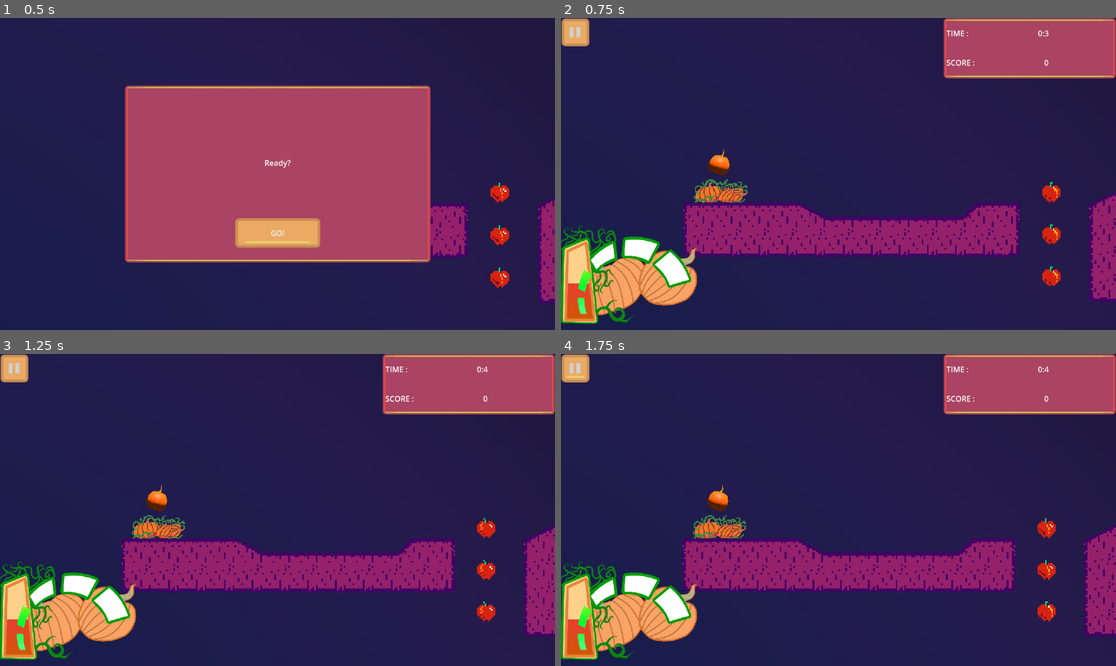
Above: before the commit, frames 1-4 (two rows, left to right).
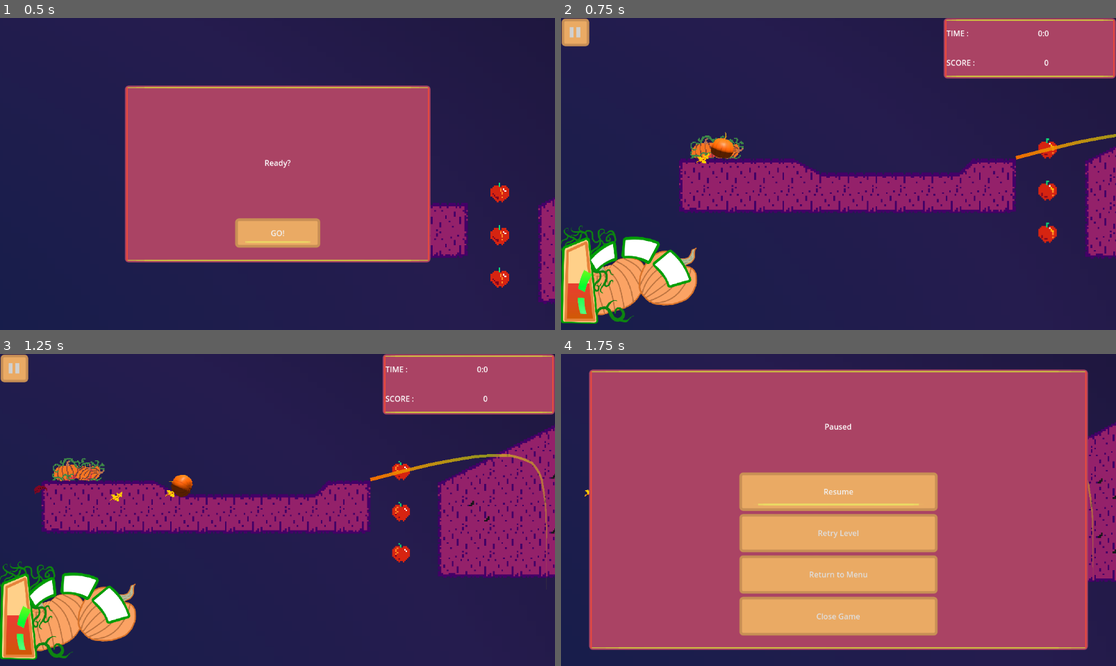
Above: after the commit, the same moments.

Repository: LettucePie/gwj-62-harvest
Game: Godot game, scene res://levels/level_2.tscn
Same seed, same stepped clock (60 frames per second), same inputs: the game is played once before the commit and once after it. This scene is started directly instead of the project's main scene.
Inputs (mouse positions are in pixels of both pictures, inside the frame that each line leads up to):
- Up to frame 1 (0.5 s): no input
- Up to frame 2 (0.75 s): click "GO!" at 0.5 s
- Up to frame 3 (1.25 s): no input
- Up to frame 4 (1.75 s): click (577, 369) at 1.25 s

Frame 1 is identical in both runs. In frame 2, 20% of the frame differs, in the area x 21-100%, y 4-92%; in frame 3, 27%; in frame 4, 85%, in the area x 0-100%, y 0-98%.
Error before the commit: Attempt to call function 'start_stage' in base 'null instance' on a null instance. (res://levels/level_manager.gd:24)

Commit message:
Added Buttons sfx and music by kenney

Diff:
--- a/Play.gd
+++ b/Play.gd
@@ -25,6 +25,7 @@
 		new_scene.connect("load_main", load_menu)
 	else:
 		print("Couldn't connect Level to Play... uh oh")
+	scan_buttons()
 
 
 func load_menu():
@@ -33,8 +34,25 @@
 		current_stage.queue_free()
 		current_stage = null
 		add_child(main_menu)
+	scan_buttons()
 
 
 # Called every frame. 'delta' is the elapsed time since the previous frame.
 func _process(delta):
 	pass
+
+
+func _on_child_entered_tree(node):
+	scan_buttons()
+
+
+func scan_buttons():
+	var sfx_nodes = get_tree().get_nodes_in_group("sfx")
+	if sfx_nodes.size() > 0:
+		for n in sfx_nodes:
+			if n.has_signal("button_sfx") and !n.is_connected("button_sfx", play_button_sfx):
+				n.connect("button_sfx", play_button_sfx)
+
+
+func play_button_sfx():
+	$buttonsfx.play()
--- a/Play.tscn
+++ b/Play.tscn
@@ -1,10 +1,11 @@
-[gd_scene load_steps=6 format=3 uid="uid://dddgqx330m10v"]
+[gd_scene load_steps=7 format=3 uid="uid://dddgqx330m10v"]
 
 [ext_resource type="Script" path="res://Play.gd" id="1_x6o1f"]
 [ext_resource type="PackedScene" uid="uid://dqfqc1g82b7hh" path="res://levels/level_1.tscn" id="2_27nde"]
 [ext_resource type="PackedScene" uid="uid://chkianxdawnj0" path="res://menus/main_menu.tscn" id="2_cwoyh"]
 [ext_resource type="AudioBusLayout" uid="uid://d30edpct4iovl" path="res://default_bus_layout.tres" id="3_75oec"]
 [ext_resource type="PackedScene" uid="uid://b6fc756oc7uej" path="res://levels/level_2.tscn" id="3_cgblw"]
+[ext_resource type="AudioStream" uid="uid://dxqrkgytbk0hr" path="res://sounds/menu_1.wav" id="6_5sfc4"]
 
 [node name="Play" type="Node" groups=["persist"]]
 script = ExtResource("1_x6o1f")
@@ -12,3 +13,10 @@
 android_audio = ExtResource("3_75oec")
 
 [node name="main_menu" parent="." instance=ExtResource("2_cwoyh")]
+
+[node name="buttonsfx" type="AudioStreamPlayer" parent="."]
+stream = ExtResource("6_5sfc4")
+volume_db = -15.0
+bus = &"SFX"
+
+[connection signal="child_entered_tree" from="." to="." method="_on_child_entered_tree"]
--- a/gameplay/player_visual.gd
+++ b/gameplay/player_visual.gd
@@ -23,10 +23,6 @@
 		player.connect("speed_stage_shift", _on_player_follow_speed_stage_shift)
 	if !player.is_connected("goal_reached", _on_player_follow_goal_reached):
 		player.connect("goal_reached", _on_player_follow_goal_reached)
-#	if !player.is_connected("launch_curve", player_launch):
-#		player.connect("launch_curve", player_launch)
-#	if !player.is_connected("landed", player_land):
-#		player.connect("landed", player_land)
 
 
 func _physics_process(delta):
@@ -58,15 +54,3 @@
 func _on_player_follow_goal_reached():
 	print("Goal Reached, Playing Slam")
 	anim.play("slam")
-
-
-#func player_land(_dummy):
-#	if !$GPUParticles2D.emitting:
-#		print("Player Vis enabling Particles")
-#		$GPUParticles2D.emitting = true
-#
-#
-#func player_launch(_dummy):
-#	if $GPUParticles2D.emitting:
-#		print("Player Vis Disabling Particles")
-#		$GPUParticles2D.emitting = false
--- a/levels/level_2.tscn
+++ b/levels/level_2.tscn
@@ -6,7 +6,7 @@
 
 [node name="level_2" type="Node" node_paths=PackedStringArray("stage", "gui")]
 script = ExtResource("1_1vixh")
-stage = NodePath("")
+stage = NodePath("stage_2")
 gui = NodePath("CanvasLayer/gui")
 
 [node name="stage_2" parent="." instance=ExtResource("2_rp1a6")]
--- a/menus/gui.gd
+++ b/menus/gui.gd
@@ -1,6 +1,8 @@
 extends Control
 
 class_name GUI
+
+signal button_sfx()
 
 signal player_start()
 signal player_pause()
@@ -94,31 +96,38 @@
 
 
 func _on_start_button_pressed():
+	emit_signal("button_sfx")
 	print("Start Button")
 	emit_signal("player_start")
 #	play_mode()
 
 
 func _on_results_finish_pressed():
+	emit_signal("button_sfx")
 	print("Finish Button")
 	emit_signal("level_done")
 
 
 func _on_pause_button_pressed():
+	emit_signal("button_sfx")
 	emit_signal("player_pause")
 
 
 func _on_resume_pause_pressed():
+	emit_signal("button_sfx")
 	emit_signal("player_resume")
 
 
 func _on_retry_pause_pressed():
+	emit_signal("button_sfx")
 	emit_signal("player_retry")
 
 
 func _on_return_pause_pressed():
+	emit_signal("button_sfx")
 	emit_signal("player_return")
 
 
 func _on_quit_pause_pressed():
+	emit_signal("button_sfx")
 	get_tree().quit()
--- a/menus/gui.tscn
+++ b/menus/gui.tscn
@@ -9,8 +9,9 @@
 [ext_resource type="Texture2D" uid="uid://dx6bgirlxq67j" path="res://art/ui/speedometer_color.png" id="2_wyucv"]
 [ext_resource type="Texture2D" uid="uid://hmgxfcyhhckg" path="res://art/ui/momentum_trim.png" id="3_ke33s"]
 [ext_resource type="Texture2D" uid="uid://dgkxjw7e125r5" path="res://art/ui/pause_icon_only.png" id="3_kfrrs"]
-
-[node name="gui" type="Control"]
+[ext_resource type="AudioStream" uid="uid://ciuv4sqw4hcvy" path="res://sounds/kenney/Retro Polka.ogg" id="3_w5cux"]
+
+[node name="gui" type="Control" groups=["sfx"]]
 layout_mode = 3
 anchors_preset = 15
 anchor_right = 1.0
@@ -19,6 +20,11 @@
 grow_vertical = 2
 theme = ExtResource("1_bp7u0")
 script = ExtResource("1_n7c1k")
+
+[node name="music" type="AudioStreamPlayer" parent="."]
+stream = ExtResource("3_w5cux")
+autoplay = true
+bus = &"Music"
 
 [node name="pause_button" type="Button" parent="."]
 layout_mode = 1
--- a/menus/help_menu.gd
+++ b/menus/help_menu.gd
@@ -1,6 +1,7 @@
 extends Control
 
 signal close_help()
+signal button_sfx()
 
 @export var page_titles : PackedStringArray
 @export var page_infos : PackedStringArray
@@ -36,18 +37,21 @@
 
 
 func _on_left_pressed():
+	emit_signal("button_sfx")
 	if current_page > 0:
 		current_page -= 1
 		load_page(current_page)
 
 
 func _on_right_pressed():
+	emit_signal("button_sfx")
 	if current_page < page_titles.size():
 		current_page += 1
 		load_page(current_page)
 
 
 func _on_done_pressed():
+	emit_signal("button_sfx")
 	emit_signal("close_help")
 
 
--- a/menus/help_menu.tscn
+++ b/menus/help_menu.tscn
@@ -8,7 +8,7 @@
 [sub_resource type="LabelSettings" id="LabelSettings_ecye4"]
 font_size = 20
 
-[node name="help_menu" type="Control"]
+[node name="help_menu" type="Control" groups=["sfx"]]
 layout_mode = 3
 anchors_preset = 15
 anchor_right = 1.0
--- a/menus/main_menu.gd
+++ b/menus/main_menu.gd
@@ -1,4 +1,6 @@
 extends Control
+
+signal button_sfx()
 
 var play_manager : Play
 
@@ -20,23 +22,27 @@
 
 
 func _on_play_pressed():
+	emit_signal("button_sfx")
 	$title.hide()
 	$VBoxContainer.hide()
 	$level_select.show()
 
 
 func _on_close_level_select_pressed():
+	emit_signal("button_sfx")
 	$title.show()
 	$VBoxContainer.show()
 	$level_select.hide()
 
 
 func level_selected(num : int):
+	emit_signal("button_sfx")
 	print("Level Selected: ", num)
 	play_manager.load_stage(num)
 
 
 func _on_help_pressed():
+	emit_signal("button_sfx")
 #	$help_menu.show()
 	$anim.play("show_help")
 	$help_menu.current_page = 0
@@ -44,21 +50,31 @@
 
 
 func _on_website_pressed():
+	emit_signal("button_sfx")
 	OS.shell_open("https://lettucepie.itch.io/gourd-rush")
 
 
 func _on_credits_pressed():
+	emit_signal("button_sfx")
 	$credit.show()
 
 
 func _on_quit_pressed():
+	emit_signal("button_sfx")
 	get_tree().quit()
 
 
 func _on_help_menu_close_help():
+	emit_signal("button_sfx")
 #	$help_menu.hide()
 	$anim.play_backwards("show_help")
 
 
 func _on_close_credit_pressed():
+	emit_signal("button_sfx")
 	$credit.hide()
+
+
+func _on_help_menu_button_sfx():
+	print("ignore?")
+#	emit_signal("button_sfx")
--- a/menus/main_menu.tscn
+++ b/menus/main_menu.tscn
@@ -6,6 +6,7 @@
 [ext_resource type="Texture2D" uid="uid://5db6ysg5pooi" path="res://jam-banner.png" id="3_1q2qc"]
 [ext_resource type="Texture2D" uid="uid://du72v8s2bnv56" path="res://art/ui/cover_no_bg.png" id="3_6g6rs"]
 [ext_resource type="Texture2D" uid="uid://dca17xbntkqey" path="res://art/ui/wallpaper.png" id="3_h2bwg"]
+[ext_resource type="AudioStream" uid="uid://ckyutwb4p66tx" path="res://sounds/kenney/Retro Beat.ogg" id="3_t81v0"]
 [ext_resource type="Script" path="res://menus/bg_slide.gd" id="4_2v4ke"]
 [ext_resource type="Texture2D" uid="uid://dhk73um8vc68u" path="res://art/ui/level_1_icon.png" id="8_2facm"]
 [ext_resource type="Texture2D" uid="uid://bpiriha4rkg47" path="res://art/ui/level_2_icon.png" id="9_mstvw"]
@@ -725,7 +726,7 @@
 [sub_resource type="LabelSettings" id="LabelSettings_c1fpu"]
 font_size = 28
 
-[node name="main_menu" type="Control"]
+[node name="main_menu" type="Control" groups=["sfx"]]
 layout_mode = 3
 anchors_preset = 15
 anchor_right = 1.0
@@ -734,6 +735,11 @@
 grow_vertical = 2
 theme = ExtResource("1_tlia2")
 script = ExtResource("1_0v7hf")
+
+[node name="music" type="AudioStreamPlayer" parent="."]
+stream = ExtResource("3_t81v0")
+autoplay = true
+bus = &"Music"
 
 [node name="anim" type="AnimationPlayer" parent="."]
 autoplay = "show_main"
@@ -877,6 +883,8 @@
 
 Made using Godot 4.0.3, Aseprite, blender, Krita
 
+Menu and Play music by Kenney-nl
+
 Thanks for checking out my submission to the Godot Wild Jam #62 - Harvest"
 horizontal_alignment = 1
 vertical_alignment = 1
@@ -986,6 +994,7 @@
 [connection signal="pressed" from="VBoxContainer/website" to="." method="_on_website_pressed"]
 [connection signal="pressed" from="VBoxContainer/credits" to="." method="_on_credits_pressed"]
 [connection signal="pressed" from="VBoxContainer/quit" to="." method="_on_quit_pressed"]
+[connection signal="button_sfx" from="help_menu" to="." method="_on_help_menu_button_sfx"]
 [connection signal="close_help" from="help_menu" to="." method="_on_help_menu_close_help"]
 [connection signal="pressed" from="credit/close_credit" to="." method="_on_close_credit_pressed"]
 [connection signal="pressed" from="level_select/HBoxContainer/1_container/play_1" to="." method="level_selected" binds= [0]]
Not shown: 1 places in menus/gui.tscn that only renumber resources
Not shown: 1 places in menus/main_menu.tscn that only renumber resources
Not shown, added: sounds/kenney/License.txt
Not shown, added: sounds/kenney/Retro Beat.ogg.import
Not shown, added: sounds/kenney/Retro Polka.ogg.import
Not shown, added: sounds/kenney/Retro Beat.ogg
Not shown, added: sounds/kenney/Retro Polka.ogg
